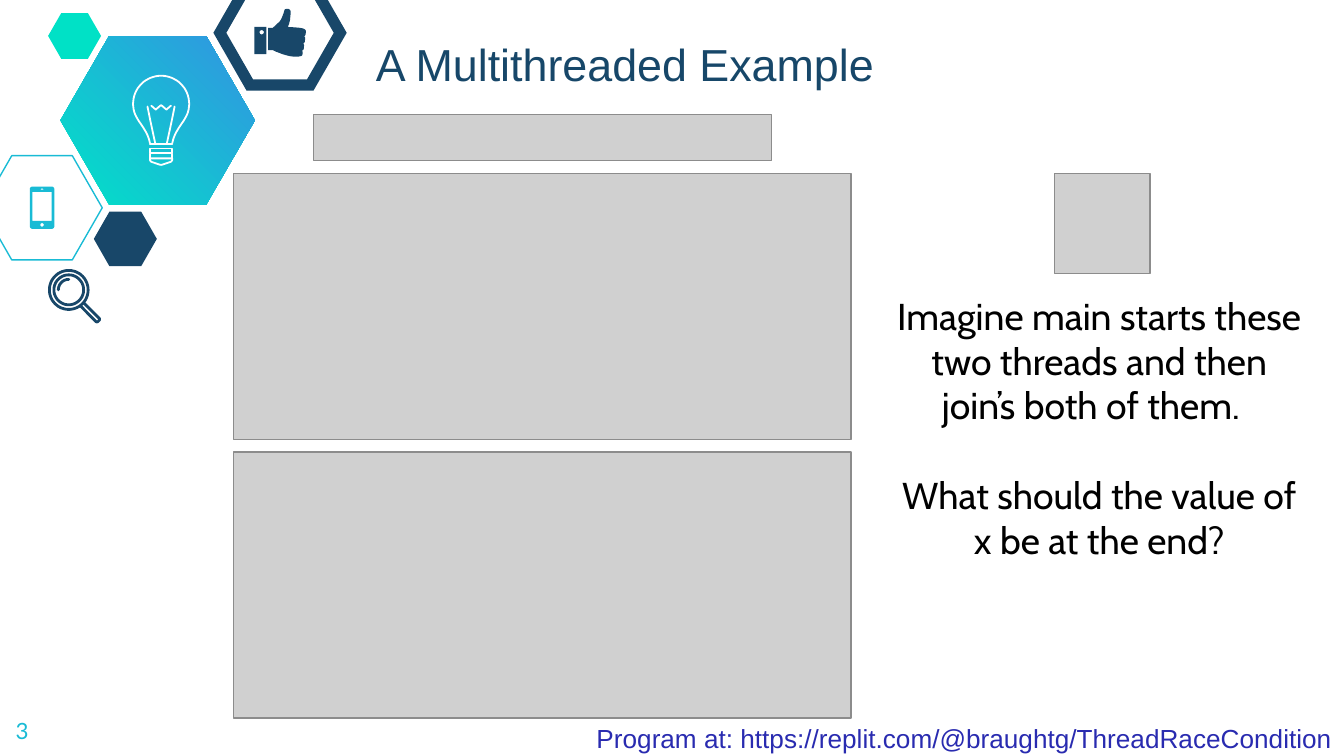
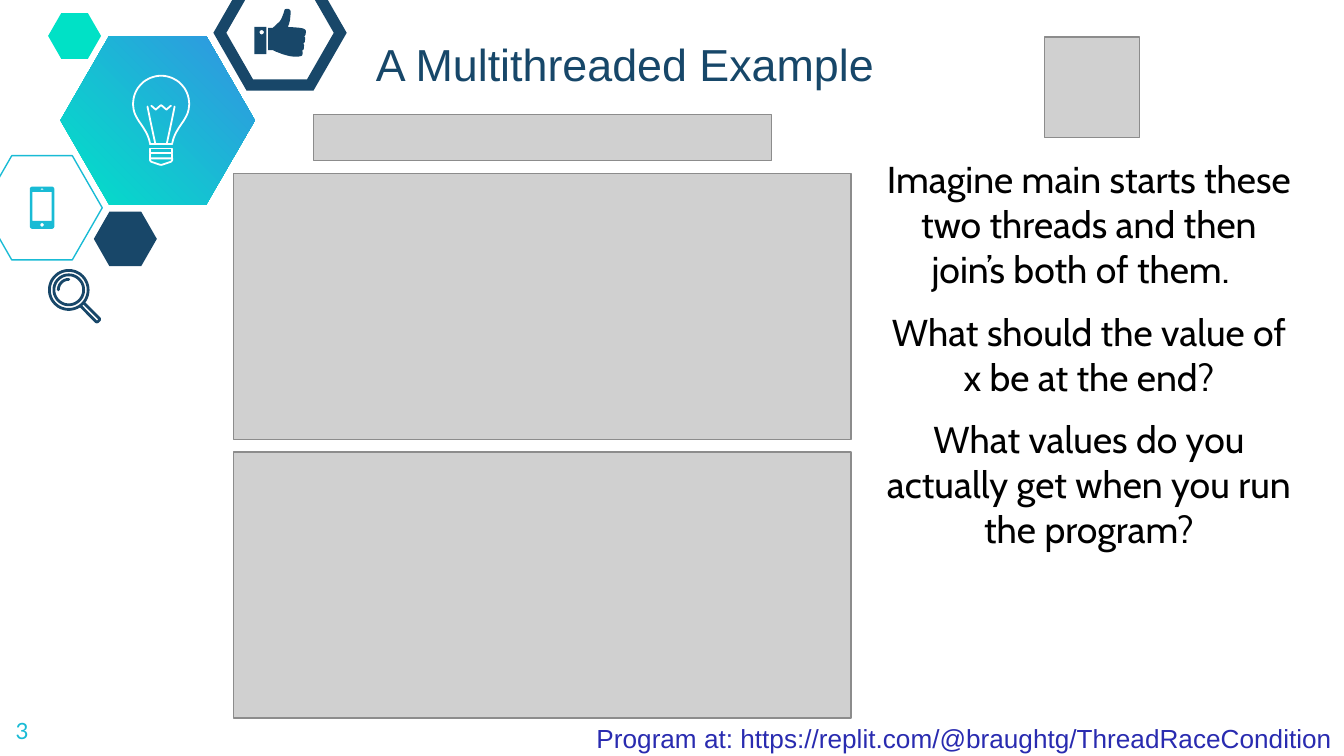
Before and after one commit to dickinson-comp256/COMP256, a slide deck: slide 3 of docs/materials/05-OperatingSystemsAbstractions/OSA7-S-RaceConditions.pptx. Drawn at 1344x756 pixels with LibreOffice and Linux fonts; fonts in the diff are those of the drawing; grey boxes stand for pictures; background and template pictures are left out. Boxes give left, top, right and bottom in pixels: in the first picture for what was removed or moved away, otherwise in the second. Text is boxed around its words. In the diff, an @@ line names an element or a change of style, - is before the commit and + after.

```diff
--- a/docs/materials/05-OperatingSystemsAbstractions/OSA7-S-RaceConditions.pptx
+++ b/docs/materials/05-OperatingSystemsAbstractions/OSA7-S-RaceConditions.pptx
@@ picture: place and size @@
-picture at box(1055, 173, 1150, 274)
+picture at box(1044, 38, 1140, 138)
@@ text "Imagine main starts these two ...": place and size @@
-text "Imagine main starts these two ..." at box(897, 302, 1301, 555)
+text "Imagine main starts these two ..." at box(887, 165, 1291, 551)
@@ text at box(887, 425, 1290, 551): paragraph added @@
+What values do you actually get when you run the program?
```
Also in this commit, not shown: 15 other slides changed, 1 slide removed, 1 other file.
